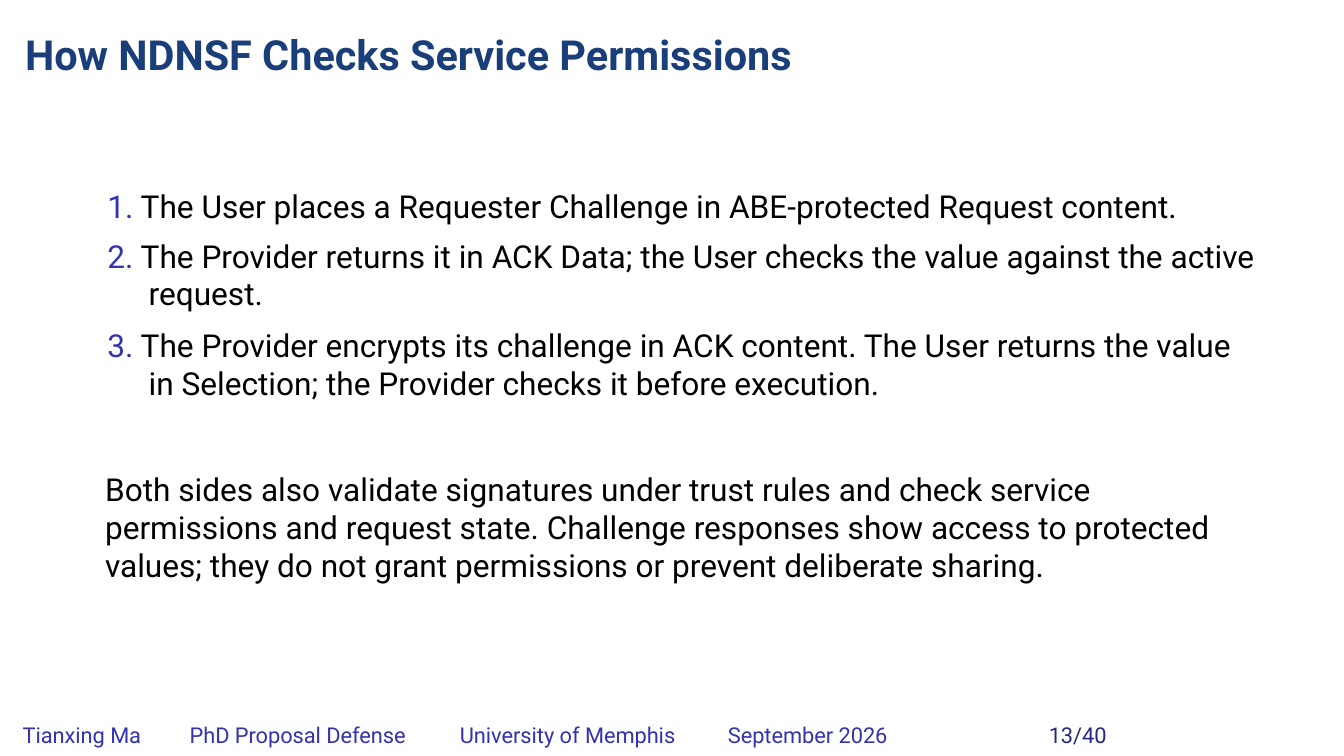
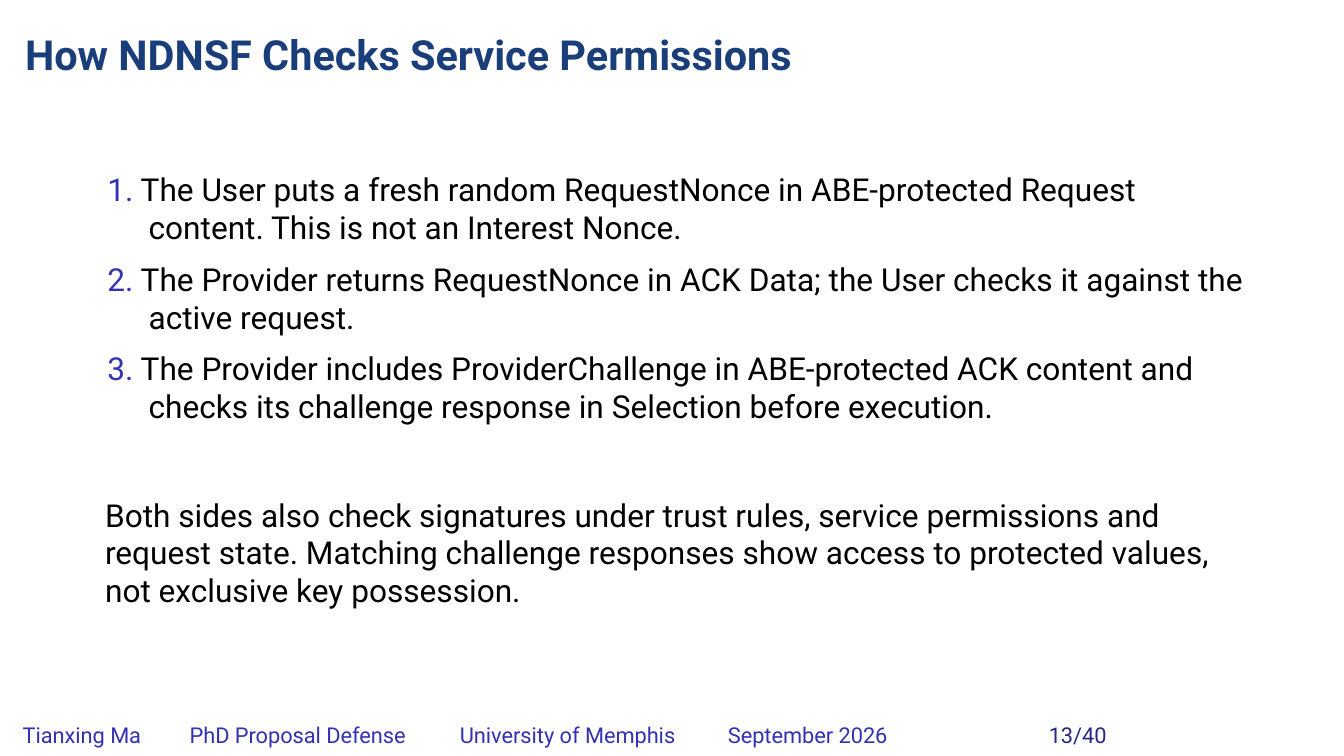
Before and after one commit to matianxing1992/NDN_Service_Framework, a slide deck: slide 13 of docs/PAPER/proposal-defense/slides/NDNSF_proposal_hybrid_editable.pptx. Drawn at 1344x756 pixels with LibreOffice and Linux fonts; fonts in the diff are those of the drawing; background and template pictures are left out. Boxes give left, top, right and bottom in pixels: in the first picture for what was removed or moved away, otherwise in the second. Text is boxed around its words. In the diff, an @@ line names an element or a change of style, - is before the commit and + after.

Commit message:
docs: clarify request nonce and provider challenge terminology

```diff
--- a/docs/PAPER/proposal-defense/slides/NDNSF_proposal_hybrid_editable.pptx
+++ b/docs/PAPER/proposal-defense/slides/NDNSF_proposal_hybrid_editable.pptx
@@ text at (107,177,1136,240): text changed @@
-1. The User places a Requester Challenge in ABE-protected Request content.
+1. The User puts a fresh random RequestNonce in ABE-protected Request content. This is not an Interest Nonce.
@@ text at (107,267,1242,336): text changed @@
-2. The Provider returns it in ACK Data; the User checks the value against the active request.
+2. The Provider returns RequestNonce in ACK Data; the User checks it against the active request.
@@ text at (107,356,1193,425): text changed @@
-3. The Provider encrypts its challenge in ACK content. The User returns the value in Selection; the Provider checks it before execution.
+3. The Provider includes ProviderChallenge in ABE-protected ACK content and checks its challenge response in Selection before execution.
@@ text at (105,503,1209,609): text changed @@
-Both sides also validate signatures under trust rules and check service permissions and request state. Challenge responses show access to protected values; they do not grant permissions or prevent deliberate sharing.
+Both sides also check signatures under trust rules, service permissions and request state. Matching challenge responses show access to protected values, not exclusive key possession.
```
Also in this commit, not shown: 1 other slide changed, 20 other files.
